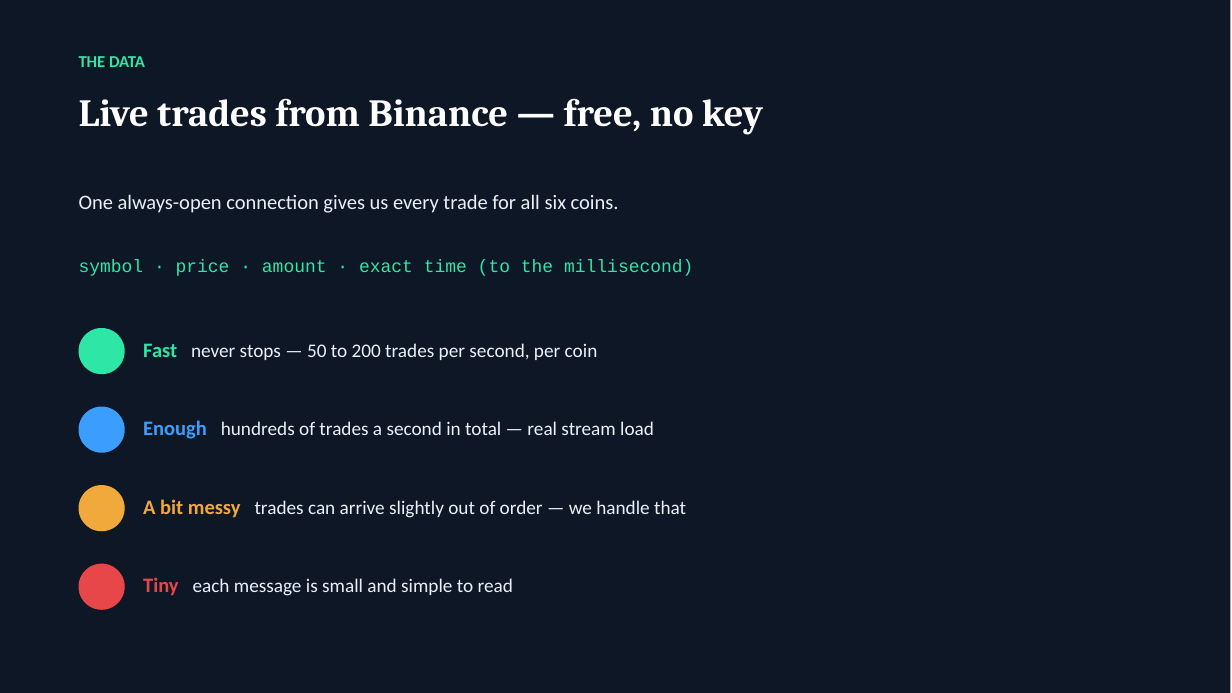
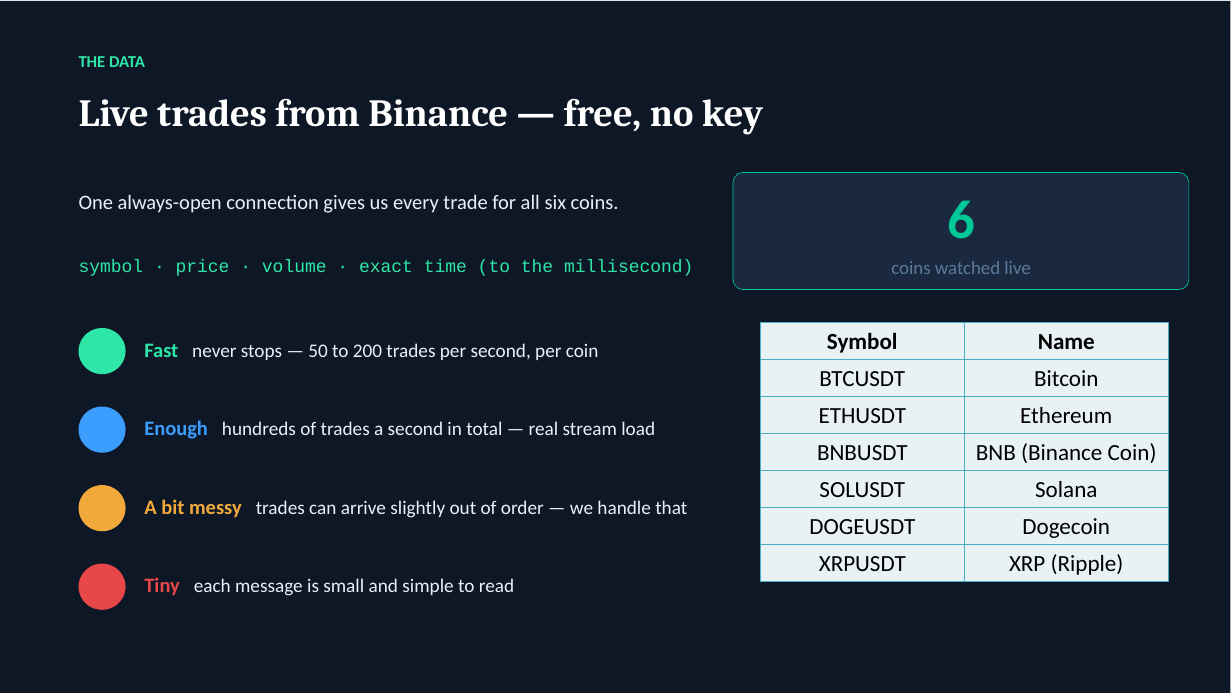
Before and after one commit to kodandachalla/RTBDP_Project, a slide deck: slide 3 of Proposal_Report_Presentation/RTBDP_Presentation_Kodanda_Challa.pptx (slide 4 before the commit). Drawn at 1232x693 pixels with LibreOffice and Linux fonts; fonts in the diff are those of the drawing. Boxes give left, top, right and bottom in pixels: in the first picture for what was removed or moved away, otherwise in the second. Text is boxed around its words. In the diff, an @@ line names an element or a change of style, - is before the commit and + after.

```diff
--- a/Proposal_Report_Presentation/RTBDP_Presentation_Kodanda_Challa.pptx
+++ b/Proposal_Report_Presentation/RTBDP_Presentation_Kodanda_Challa.pptx
@@ rounded rectangle added at (733,173,1189,290), fill #1A2840, outline #00C896 0.5 pt @@
@@ text added at (947,200,975,239), 42.7 pt, text #00C896, bold @@
+6
@@ text at (79,259,693,276): text changed @@
-symbol · price · amount · exact time (to the millisecond)
+symbol · price · volume · exact time (to the millisecond)
@@ text added at (891,261,1030,274), 14.7 pt, text #5A7A9A @@
+coins watched live
@@ table added at (761,323,1169,581), 7 rows, 2 columns @@
+Symbol | Name
+BTCUSDT | Bitcoin
+ETHUSDT | Ethereum
+BNBUSDT | BNB (Binance Coin)
+SOLUSDT | Solana
+DOGEUSDT | Dogecoin
+XRPUSDT | XRP (Ripple)
```
Also in this commit, not shown: 4 other slides changed, 1 slide added, 1 slide removed, 10 other files.
